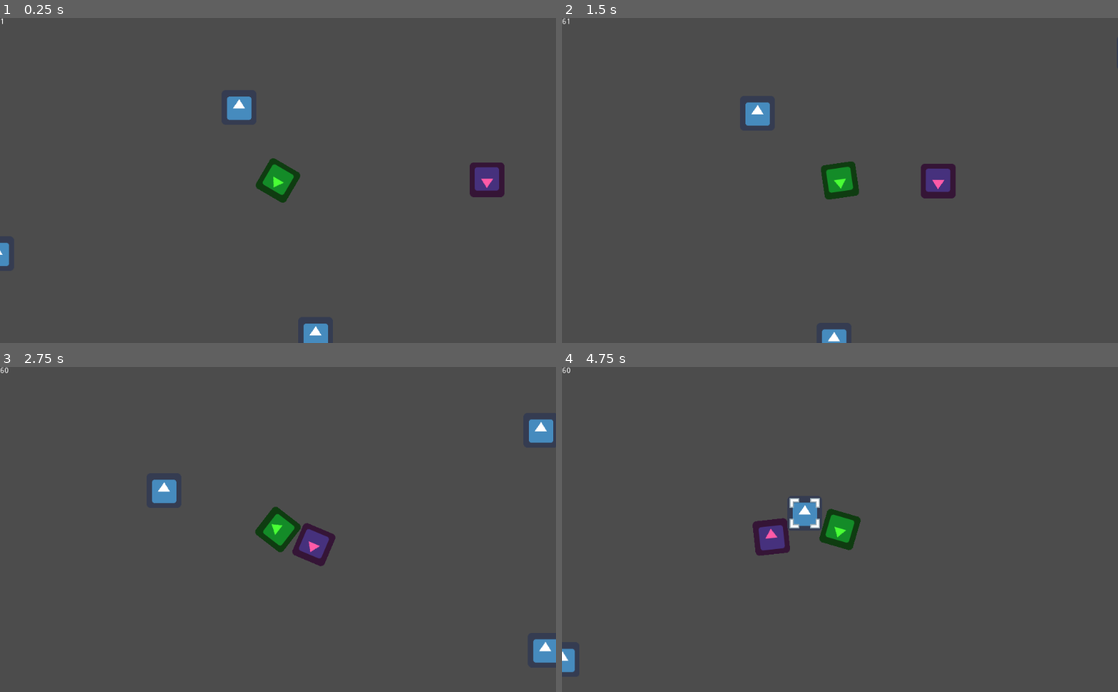
Above: before the commit, frames 1-4 (two rows, left to right).
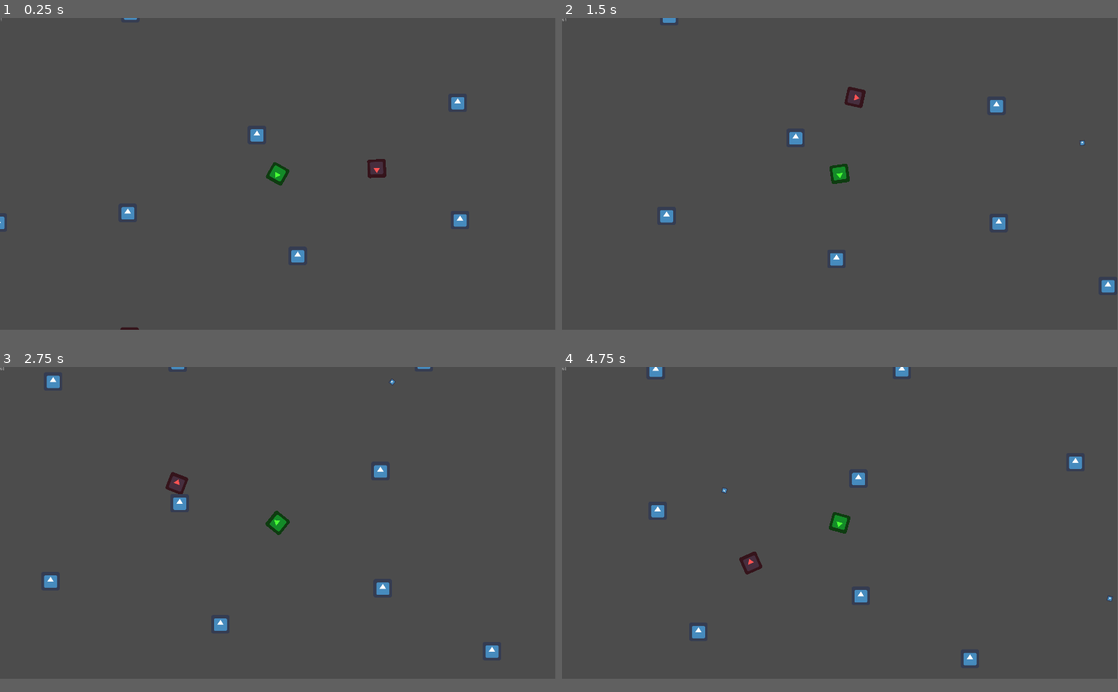
Above: after the commit, the same moments.

Repository: kpfries/moonshot2020
Game: Godot game, scene res://Scenes/Sample_Scene.tscn
The game is run twice, just before and just after one commit, with the same random seed, the same clock (stepped at 60 frames per second) and the same inputs. The project has no main scene, so this scene is started directly. The engine's default icon, where the game draws it, is replaced by a stand-in: a white triangle on a blue panel in a dark square.
Inputs (mouse positions are in pixels of both pictures, inside the frame that each line leads up to):
- Up to frame 1 (0.25 s): no input
- Up to frame 2 (1.5 s): move the mouse to (962, 164) at 0.52 s; hold Up (ui_up) 0.53-1.28 s; click (962, 164) at 0.6 s; move the mouse to (728, 196) at 1.27 s; right-click (728, 196) at 1.35 s
- Up to frame 3 (2.75 s): click (166, 545) at 1.55 s; move the mouse to (333, 458) at 2.02 s; hold Up (ui_up) from 2.03 s (still down); click (333, 458) at 2.1 s
- Up to frame 4 (4.75 s): move the mouse to (812, 594) at 2.77 s; click (812, 594) at 2.85 s; move the mouse to (1006, 578) at 3.52 s; release Up (ui_up) at 3.53 s; hold Right mouse button (grapple) 3.53-4.28 s; click (1006, 578) at 3.8 s; move the mouse to (673, 480) at 4.27 s; click (673, 480) at 4.35 s
In our replay, the window is 800x468 before the commit and 799x449 after it. These sizes can differ from the game's own. Grey fills any space a smaller window leaves; there, only what the larger window draws over its background counts as a difference.

The runs differ from the first frame. In frame 1, 2.7% of the frame differs, in the area x 0-91%, y 0-100%; in frame 2, 2.5%; in frame 3, 3.0%, in the area x 0-100%, y 0-92%; in frame 4, 2.8%.

Commit message:
Enemy Update
Enemies are kinematic bodies who chase the player until a certain radius then circle them menacingly

Diff:
--- /dev/null
+++ b/Scenes/Actors/Enemy_KB.tscn
@@ -0,0 +1,24 @@
+[gd_scene load_steps=4 format=2]
+
+[ext_resource path="res://Scripts/Enemy_KB.gd" type="Script" id=1]
+[ext_resource path="res://icon.png" type="Texture" id=2]
+
+[sub_resource type="CircleShape2D" id=1]
+radius = 34.5005
+
+[node name="Enemy_KB" type="KinematicBody2D" groups=[
+"Enemy",
+]]
+script = ExtResource( 1 )
+
+[node name="CollisionShape2D" type="CollisionShape2D" parent="."]
+shape = SubResource( 1 )
+
+[node name="EnemyController" type="Node2D" parent="."]
+
+[node name="Gun" type="Node2D" parent="EnemyController"]
+position = Vector2( 48, 0 )
+
+[node name="Sprite" type="Sprite" parent="EnemyController"]
+modulate = Color( 1, 0.329412, 0.329412, 1 )
+texture = ExtResource( 2 )
--- a/Scenes/Sample_Scene.tscn
+++ b/Scenes/Sample_Scene.tscn
@@ -2,7 +2,7 @@
 
 [ext_resource path="res://Scenes/Actors/Player.tscn" type="PackedScene" id=1]
 [ext_resource path="res://Scenes/GUI/Target.tscn" type="PackedScene" id=2]
-[ext_resource path="res://Scenes/Actors/Enemy.tscn" type="PackedScene" id=3]
+[ext_resource path="res://Scenes/Actors/Enemy_KB.tscn" type="PackedScene" id=3]
 [ext_resource path="res://Scripts/procedural_pop.gd" type="Script" id=4]
 [ext_resource path="res://Scenes/GUI/Primary_Gui.tscn" type="PackedScene" id=5]
 
@@ -41,7 +41,10 @@
 
 [node name="Target" parent="." instance=ExtResource( 2 )]
 
-[node name="Enemy" parent="." instance=ExtResource( 3 )]
-position = Vector2( 388.394, 0 )
+[node name="GUI" parent="." instance=ExtResource( 5 )]
 
-[node name="GUI" parent="." instance=ExtResource( 5 )]
+[node name="Enemy_KB" parent="." instance=ExtResource( 3 )]
+position = Vector2( 379.524, 0.8909 )
+
+[node name="Enemy_KB2" parent="." instance=ExtResource( 3 )]
+position = Vector2( -514.05, 566.613 )
--- a/Scripts/Enemy.gd
+++ b/Scripts/Enemy.gd
@@ -20,6 +20,7 @@
 	var thruster_force = find_player(Vector2(1,0).rotated(controller.rotation)) * delta * thrust
 
 	apply_central_impulse(thruster_force)
+
 
 
 func find_player(player_dir):
--- /dev/null
+++ b/Scripts/Enemy_KB.gd
@@ -0,0 +1,58 @@
+extends KinematicBody2D
+
+export var health: int = 5
+export var speed: int = 300
+export var targetdistance: int = 300
+export var detection_distance = 700
+export var acceleration: float = 0.2
+
+var velocity: Vector2 = Vector2(0,0)
+export var bullet_speed: int
+var bullet_scn := preload("res://Scenes/Projectiles/Bullet.tscn")
+onready var gun = $EnemyController/Gun
+onready var player = get_tree().get_nodes_in_group('Player')[0]
+
+
+# Called when the node enters the scene tree for the first time.
+func _ready():
+	pass # Replace with function body.
+
+
+# Called every frame. 'delta' is the elapsed time since the previous frame.
+func _physics_process(delta):
+	if player.global_position.distance_to(global_position) < detection_distance:
+		velocity = velocity.linear_interpolate(chase() * speed, acceleration)
+	else:
+		velocity = velocity.linear_interpolate(Vector2(0,0), acceleration)
+	velocity = move_and_slide(velocity)
+
+
+func chase():
+	look_at(player.global_position)
+	var look_vec = 0
+	if global_position.distance_to(player.global_position) >= targetdistance + 100:
+		look_vec = Vector2(1,0).rotated(rotation)
+	else:
+		var std_look_vec = Vector2(1,0).rotated(rotation)
+		var orth_look_vec = Vector2(1,0).rotated((rotation + PI/2))
+		look_vec = orth_look_vec.linear_interpolate(std_look_vec, clamp((global_position.distance_to(player.global_position)-targetdistance)/100, 0.0, 1.0))
+	return look_vec
+
+
+
+
+func shoot():
+	var bullet := bullet_scn.instance()
+	bullet.vector = Vector2(1,0).rotated(rotation)
+	bullet.global_transform = gun.global_transform
+	bullet.parent_speed = Vector2(1,0).rotated(rotation) * velocity
+	get_tree().current_scene.add_child(bullet)
+
+func damage(dmg):
+	health -= dmg
+	if health < 1:
+		die()
+func die():
+	#replace with rb corpse with linear_velocity set to velocity
+	print('gottem')
+	queue_free()
--- a/project.godot
+++ b/project.godot
@@ -22,6 +22,11 @@
 
 config/name="Moonshot 2020"
 config/icon="res://icon.png"
+
+[display]
+
+window/size/width=1920
+window/size/height=1080
 
 [input]
 
